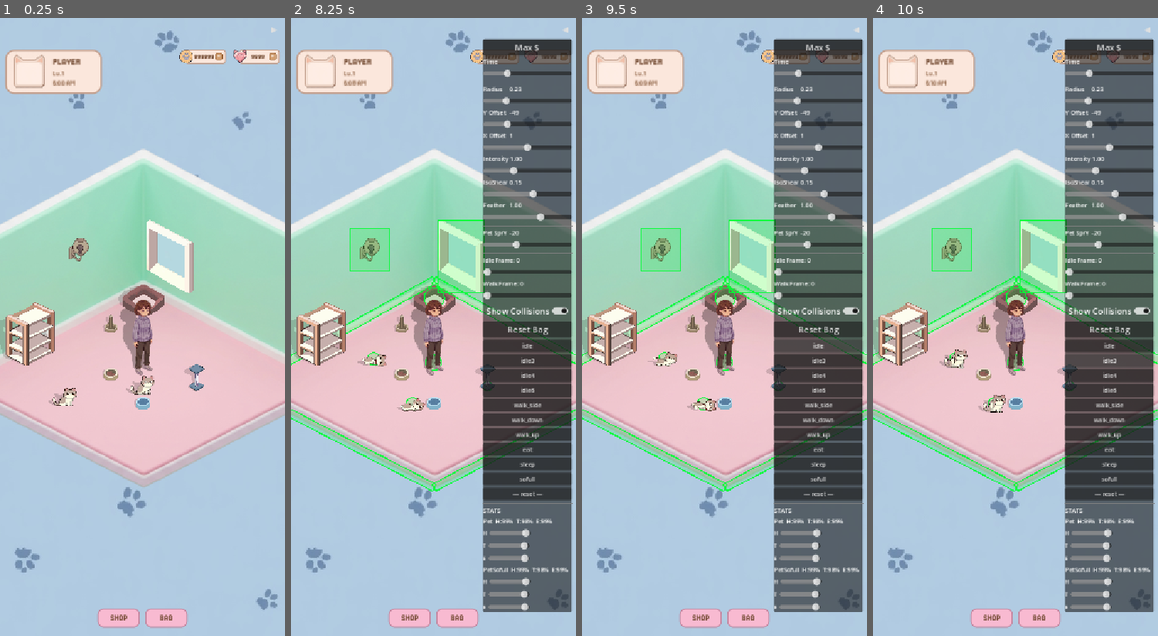
Above: before the commit, frames 1-4 (left to right).
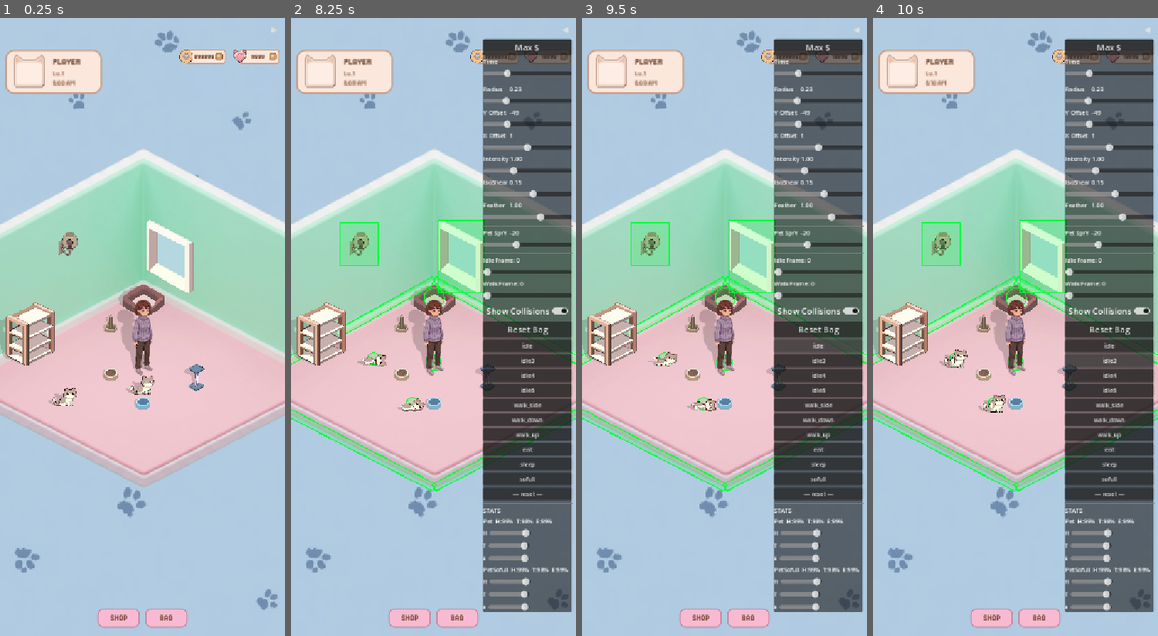
Above: after the commit, the same moments.

Repository: tangbuu/MyPetHouse
Game: Godot game, scene res://scenes/Main.tscn
Same seed, same stepped clock (60 frames per second), same inputs: the game is played once before the commit and once after it.
Inputs (mouse positions are in pixels of both pictures, inside the frame that each line leads up to):
- Up to frame 1 (0.25 s): no input
- Up to frame 2 (8.25 s): click "+" at 0.5 s; click "+" at 1.25 s; click "SHOP" at 2 s; click "BAG" at 2.75 s; click "▶" at 3.5 s; click "◀" at 4.25 s; tap Enter at 5 s; drag from (402, 376) to (462, 191) at 5.02 s; drag from (433, 401) to (419, 450) at 5.77 s; move the mouse to (462, 191) at 6.52 s; hold Right (ui_right) 6.53-7.25 s; click "Max $" at 7.25 s; click "Show Collisions" at 8 s
- Up to frame 3 (9.5 s): click "idle" at 8.75 s
- Up to frame 4 (10 s): click "idle3" at 9.5 s

The runs differ from the first frame. In frame 1, 0.6% of the frame differs, in the area x 20-53%, y 34-58%; in frame 2, 1.4%, in the area x 17-53%, y 33-58%; in frame 3, 1.4%; in frame 4, 1.4%.

Commit message:
Fix player shadow not updating with lamp light direction
Co-Authored-By: Claude Sonnet 4.6 <noreply@anthropic.com>

Diff:
--- a/data/rooms/room_1.json
+++ b/data/rooms/room_1.json
@@ -49,14 +49,14 @@
       "texture": "res://assets/item/window/window_1.png"
     },
     {
-      "grid_col": 5,
-      "grid_row": 5,
+      "grid_col": 6,
+      "grid_row": 4,
       "grid_surface": "wall_left",
       "id": "wall_lamp_1",
       "name": "wall_lamp_1_i18",
       "position": [
-        -81.667,
-        -99.5
+        -95.444,
+        -106.278
       ],
       "scale_x": -1.0,
       "scene": "res://scenes/items/WallLamp.tscn",
--- a/scripts/player/Player.gd
+++ b/scripts/player/Player.gd
@@ -25,6 +25,7 @@
 var _frame_idx   : int   = 0
 var _frame_timer : float = 0.0
 var _cur_dir     : Dir   = Dir.IDLE
+var _shadow_mat  : ShaderMaterial = null
 
 func _ready() -> void:
 	sprite.scale        = Vector2(0.5, 0.5)
@@ -35,19 +36,51 @@
 	_walk_up_tex   = load("res://assets/player/player_walk_up_sheet.png")
 	_walk_down_tex = load("res://assets/player/walk_down.png")
 
-	var shadow_mat := ShaderMaterial.new()
-	shadow_mat.shader = load("res://shaders/pet_shadow.gdshader")
-	shadow_mat.set_shader_parameter("shadow_alpha",  0.30)
-	shadow_mat.set_shader_parameter("shadow_length", 50.0)
-	shadow_mat.set_shader_parameter("light_dir",     Vector2(-0.894, 0.447))
-	shadow_sprite.material = shadow_mat
+	_shadow_mat = ShaderMaterial.new()
+	_shadow_mat.shader = load("res://shaders/pet_shadow.gdshader")
+	_shadow_mat.set_shader_parameter("shadow_alpha",  0.30)
+	_shadow_mat.set_shader_parameter("shadow_length", 50.0)
+	_shadow_mat.set_shader_parameter("light_dir",     Vector2(-0.894, 0.447))
+	shadow_sprite.material = _shadow_mat
 
 	motion_mode = MOTION_MODE_FLOATING
 	z_index = 0
 	color_manager.target_sprite = sprite
 	color_manager.apply()
 
+func _update_shadow() -> void:
+	var blended_dir  := Vector2.ZERO
+	var blended_len  := 0.0
+	var total_weight := 0.0
+	var radius       := 600.0
+
+	for lamp in WallLamp.all_lamps:
+		var l := lamp as WallLamp
+		if not l.is_on: continue
+		var to_entity := global_position - l.global_position
+		var dist      := to_entity.length()
+		if dist > radius: continue
+
+		var weight  := 1.0 - dist / radius
+		var dx      := to_entity.x
+		var iso     := Vector2(dx, abs(dx) * 0.5)
+		var iso_dir := iso.normalized() if iso.length_squared() > 1.0 else Vector2(0.0, 1.0)
+		blended_dir  += iso_dir * weight
+		blended_len  += clampf(dist * 0.25, 40.0, 100.0) * weight
+		total_weight += weight
+
+	if total_weight > 0.01:
+		var final_dir := blended_dir.normalized() if blended_dir.length_squared() > 0.001 else Vector2(0.0, 1.0)
+		_shadow_mat.set_shader_parameter("light_dir",     final_dir)
+		_shadow_mat.set_shader_parameter("shadow_length", blended_len / total_weight)
+		_shadow_mat.set_shader_parameter("shadow_alpha",  0.35)
+	else:
+		_shadow_mat.set_shader_parameter("light_dir",     Vector2(-0.894, 0.447))
+		_shadow_mat.set_shader_parameter("shadow_length", 60.0)
+		_shadow_mat.set_shader_parameter("shadow_alpha",  0.18)
+
 func _physics_process(_delta: float) -> void:
+	_update_shadow()
 	var dir := Vector2(
 		Input.get_axis("ui_left", "ui_right"),
 		Input.get_axis("ui_up",   "ui_down")
